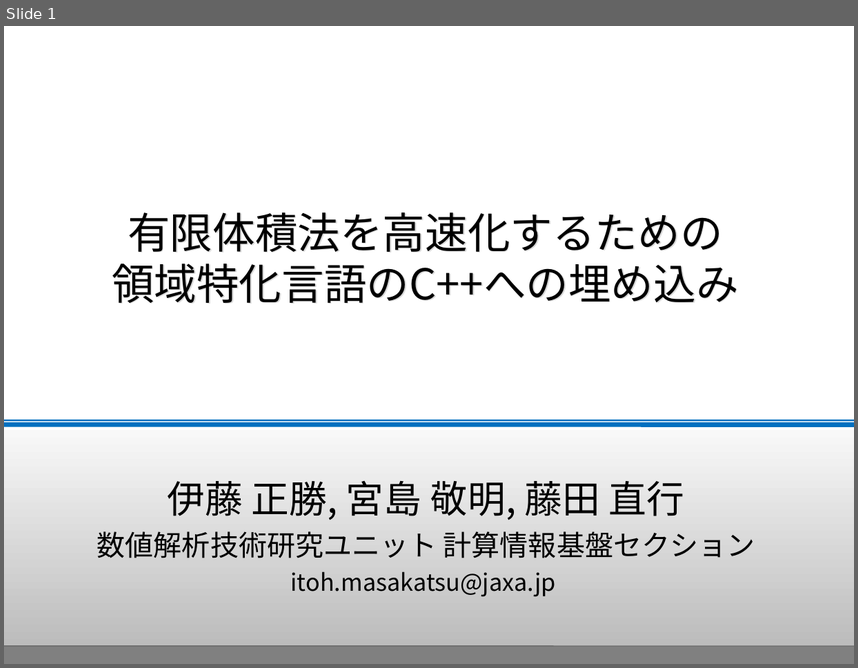
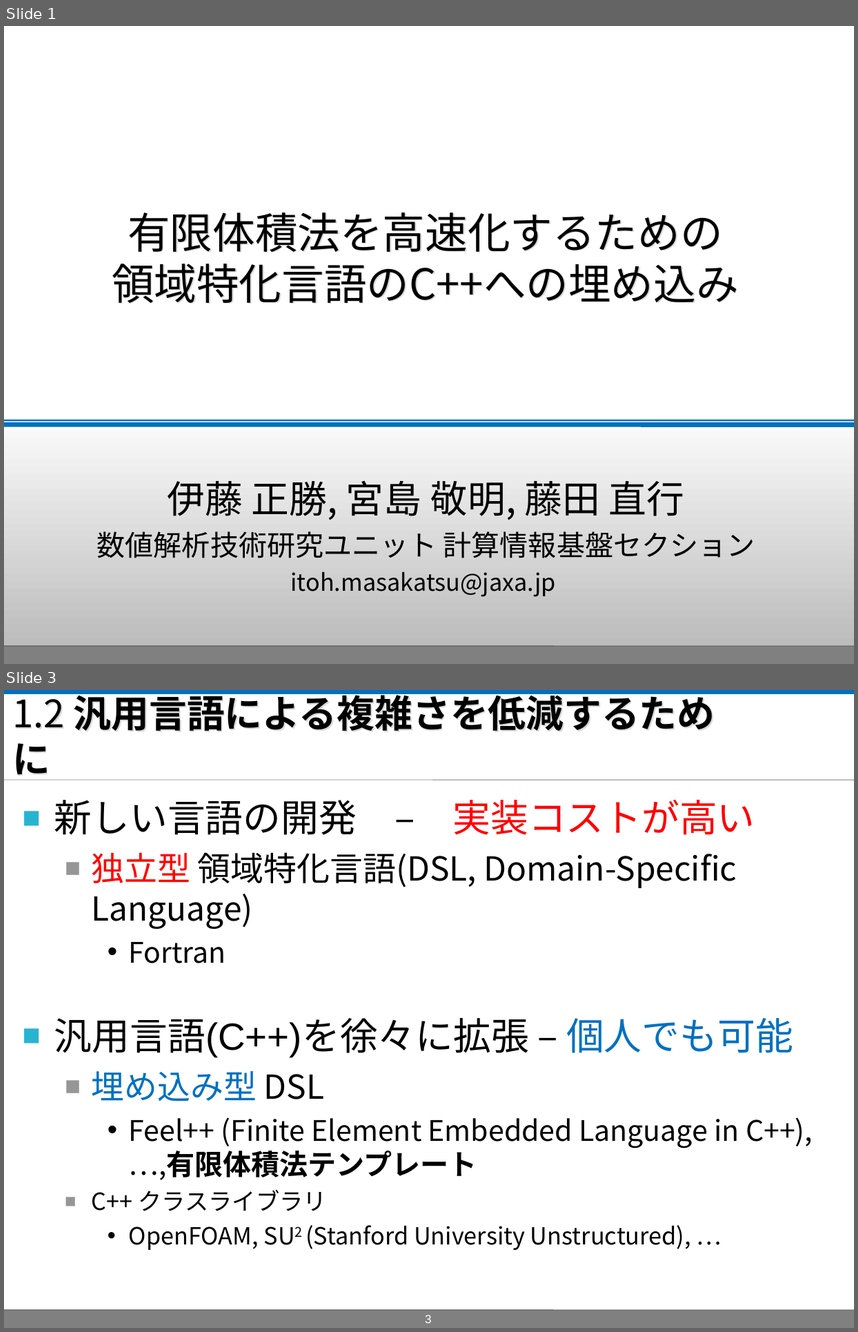
Before and after one commit to masa-ito/ProtoToPoisson, a slide deck: doc/第57回プログラミング・シンポジウム/presentationAtJaxaOn10Dec2015/ProtoFVM_PresentationAtJaxaOn10Dec2015.ppt. Shown one above the other, each under a label of ours: slide 1 before the commit, slides 1 and 3 after it; the slides between them are not shown. The pictures are 858x668 and 858x1332 pixels, drawn with LibreOffice and Linux fonts; fonts in the diff are those of the drawing; background and template pictures are left out. Boxes give left, top, right and bottom in pixels: in the first picture for what was removed or moved away, otherwise in the second. Text is boxed around its words. In the diff, an @@ line names an element or a change of style, - is before the commit and + after.

```diff
--- a/doc/第57回プログラミング・シンポジウム/presentationAtJaxaOn10Dec2015/ProtoFVM_PresentationAtJaxaOn10Dec2015.ppt
+++ b/doc/第57回プログラミング・シンポジウム/presentationAtJaxaOn10Dec2015/ProtoFVM_PresentationAtJaxaOn10Dec2015.ppt
@@ slide 3 added at [4, 690, 854, 1328], background #FFFFFF; not listed: 3 template elements that a slide beside it also shows @@
@@ rectangle added at [4, 691, 854, 693], fill #0070C0, outline #0070C0 2.01 pt @@
@@ title added at [12, 690, 715, 780], 32 pt, text #000000, bold @@
+1.2 汎用言語による複雑さを低減するために
@@ line added from (4, 780) to (854, 780), #808080 0.51 pt @@
@@ text added at [54, 799, 813, 1250], 24 pt, text #000000 @@
+■ 新しい言語の開発 – 実装コストが高い
+  ■ 独立型 領域特化言語(DSL, Domain-Specific Language)
+    • Fortran
+■ 汎用言語(C++)を徐々に拡張 – 個人でも可能
+  ■ 埋め込み型 DSL
+    • Feel++ (Finite Element Embedded Language in C++), …,有限体積法テンプレート
+  ■ C++ クラスライブラリ
+    • OpenFOAM, SU2 (Stanford University Unstructured), …
@@ page number added at [425, 1314, 432, 1323], 10 pt, text #FFFFFF @@
+3
```
Also in this commit, not shown: 4 slides changed, 14 other slides added, 3 slides removed.
